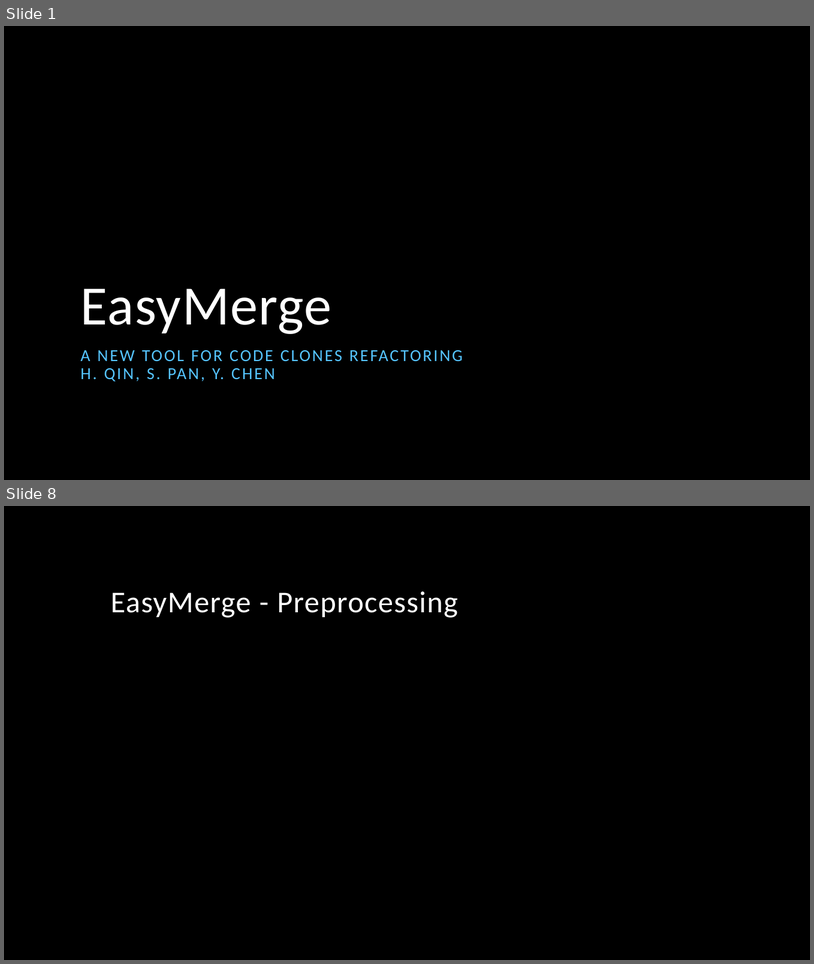
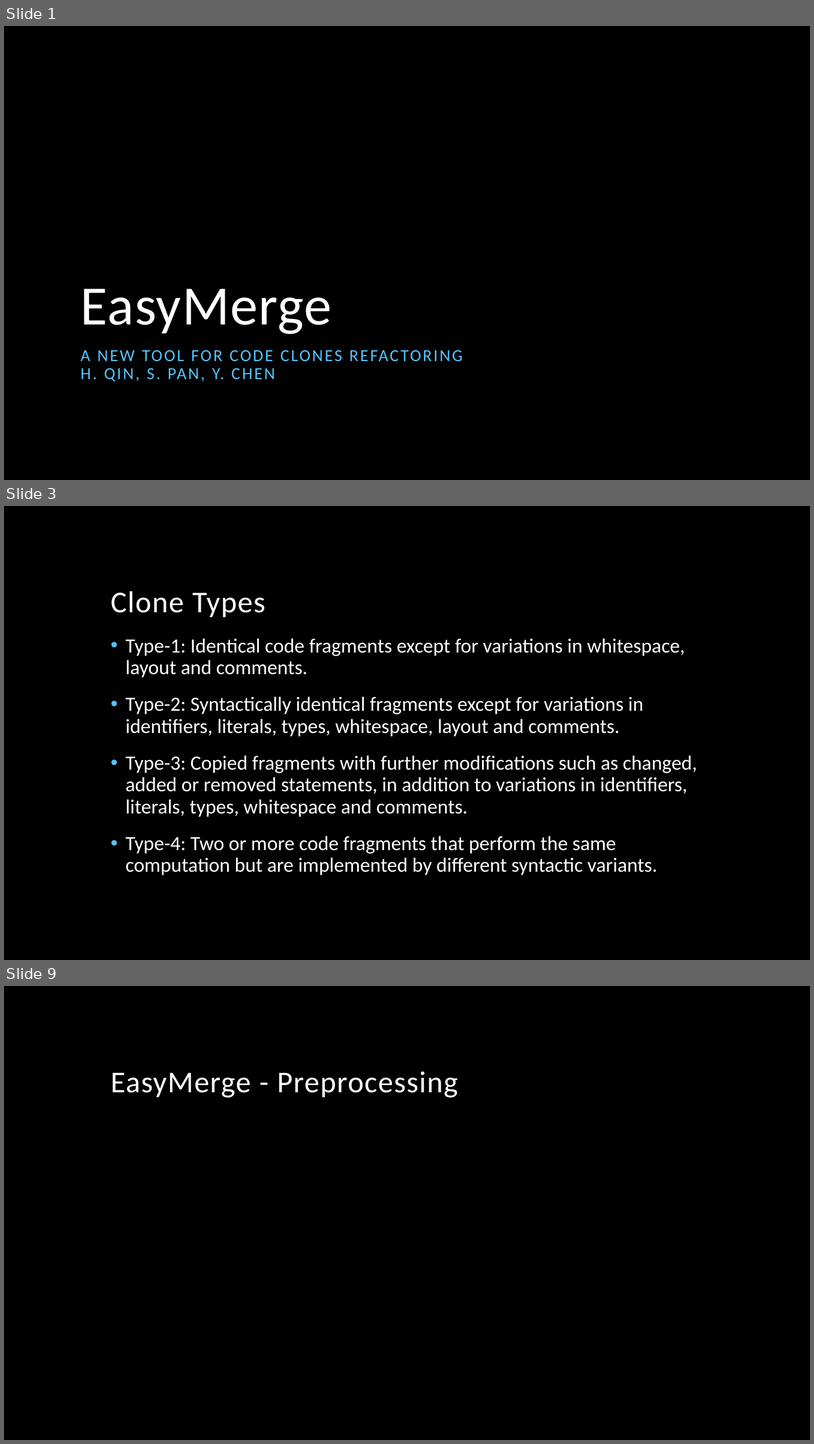
Before and after one commit to h2oloopan/easymerge, a slide deck: EasyMerge.pptx. Shown one above the other, each under a label of ours: slides 1 and 8 before the commit, slides 1, 3 and 9 after it; the slides between them are not shown. The pictures are 814x964 and 814x1444 pixels, drawn with LibreOffice and Linux fonts; fonts in the diff are those of the drawing; background and template pictures are left out. Boxes give left, top, right and bottom in pixels: in the first picture for what was removed or moved away, otherwise in the second. Text is boxed around its words. In the diff, an @@ line names an element or a change of style, - is before the commit and + after.

```diff
--- a/EasyMerge.pptx
+++ b/EasyMerge.pptx
@@ slide 3 added at (x1=4, y1=506, x2=810, y2=960), background picture (left out) @@
@@ title added at (x1=111, y1=591, x2=266, y2=617), 36 pt, text #FFFFFF @@
+Clone Types
@@ text added at (x1=126, y1=638, x2=698, y2=875), 24 pt, text #FFFFFF @@
+• Type-1: Identical code fragments except for variations in whitespace, layout and comments.
+• Type-2: Syntactically identical fragments except for variations in identifiers, literals, types, whitespace, layout and comments.
+• Type-3: Copied fragments with further modifications such as changed, added or removed statements, in addition to variations in identifiers, literals, types, whitespace and comments.
+• Type-4: Two or more code fragments that perform the same computation but are implemented by different syntactic variants.
@@ what was slide 8 is now slide 9 @@
```
Also in this commit, not shown: 3 slides changed, 3 other slides added, 3 slides removed, 4 other files.
